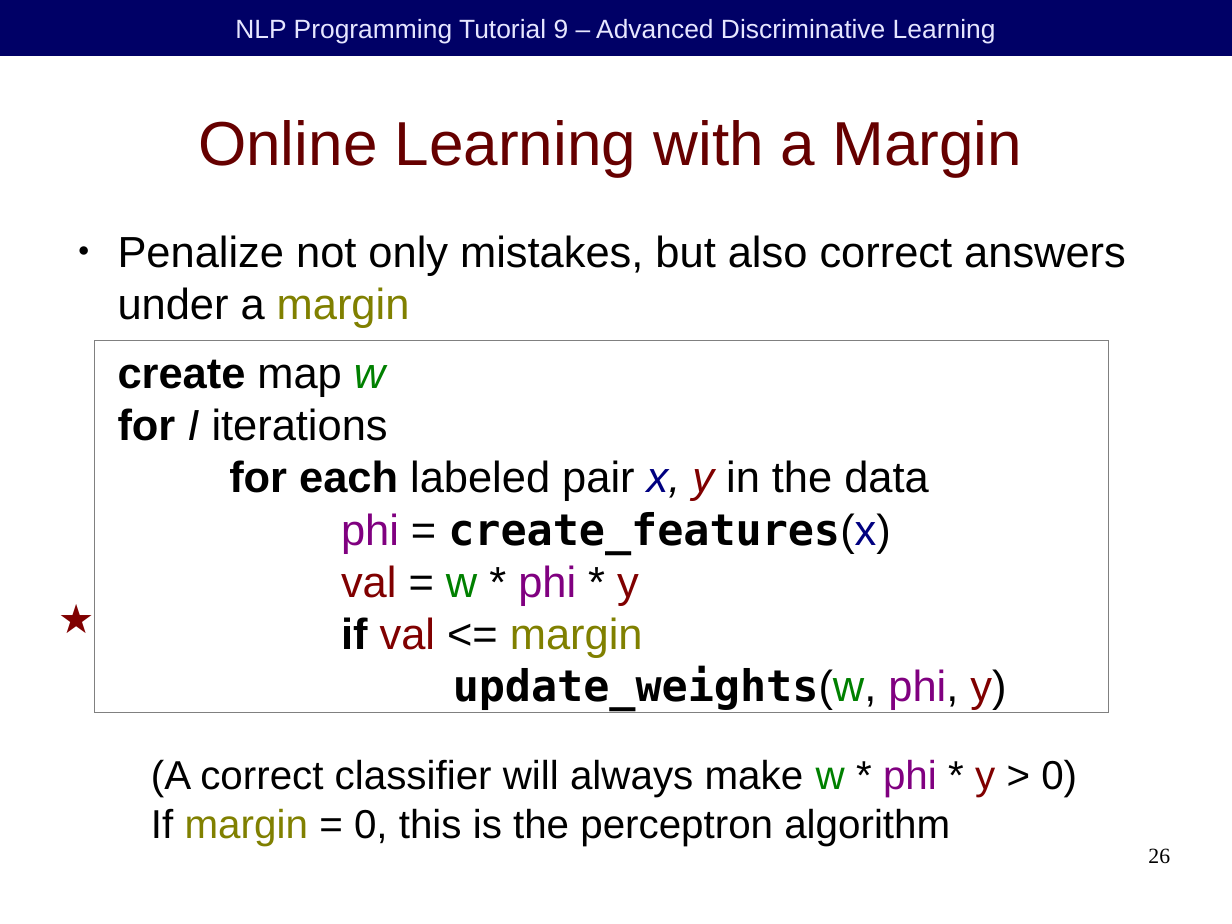
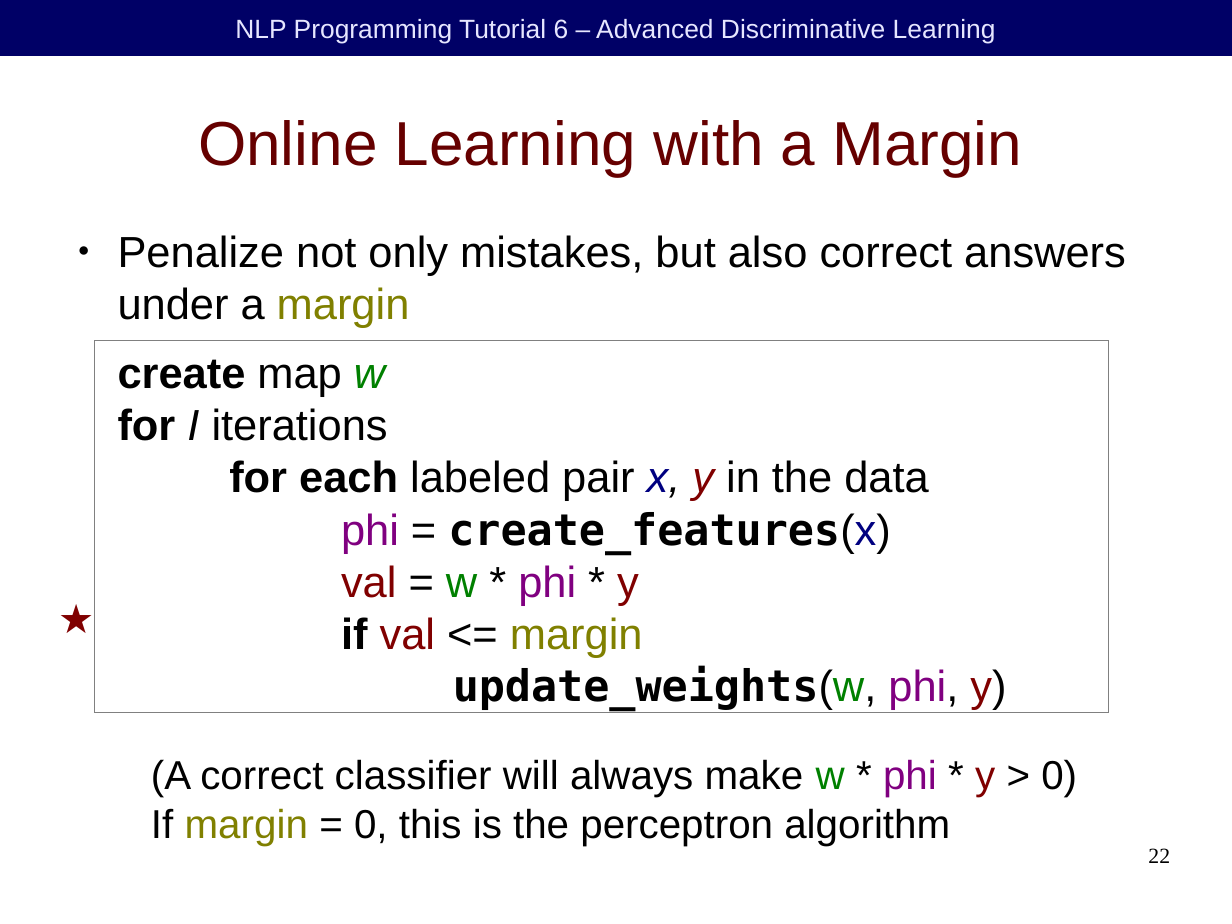
Before and after one commit to duffrind/nlppractice, a slide deck: slide 22 of download/06-discriminative/nlp-programming-en-06-discriminative.odp (slide 26 before the commit). Drawn at 1232x924 pixels with LibreOffice and Linux fonts; fonts in the diff are those of the drawing; background and template pictures are left out. Boxes give left, top, right and bottom in pixels: in the first picture for what was removed or moved away, otherwise in the second. Text is boxed around its words. In the diff, an @@ line names an element or a change of style, - is before the commit and + after.

Commit message:
Update to discriminative training slides

```diff
--- a/download/06-discriminative/nlp-programming-en-06-discriminative.odp
+++ b/download/06-discriminative/nlp-programming-en-06-discriminative.odp
@@ text in rectangle at box(235, 19, 996, 44): text changed @@
-NLP Programming Tutorial 9 – Advanced Discriminative Learning
+NLP Programming Tutorial 6 – Advanced Discriminative Learning
@@ page number at box(1148, 848, 1170, 863): text changed @@
-26
+22
```
Also in this commit, not shown: 26 other slides changed, 7 slides added, 11 slides removed, 3 other files.
